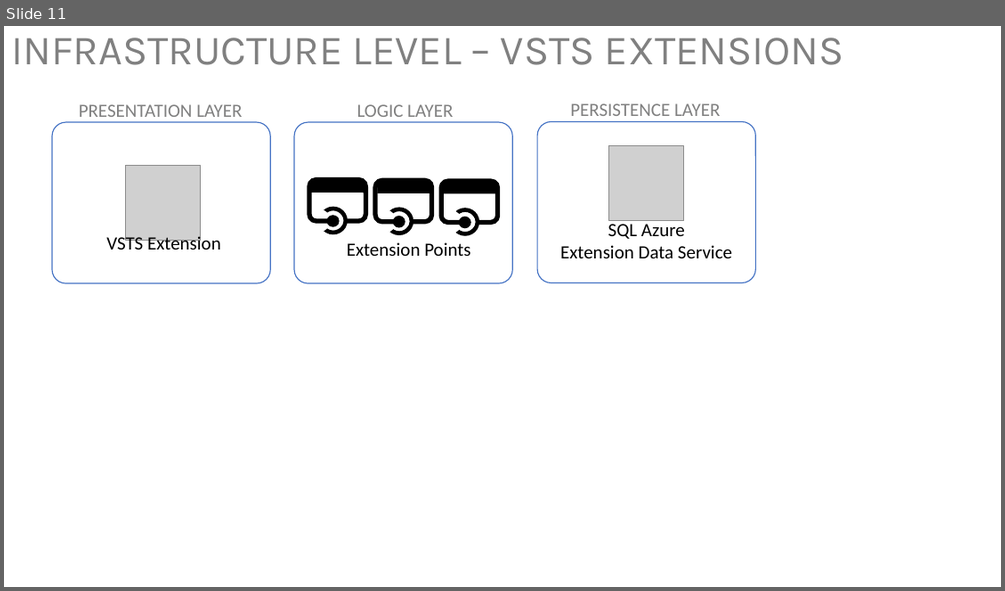
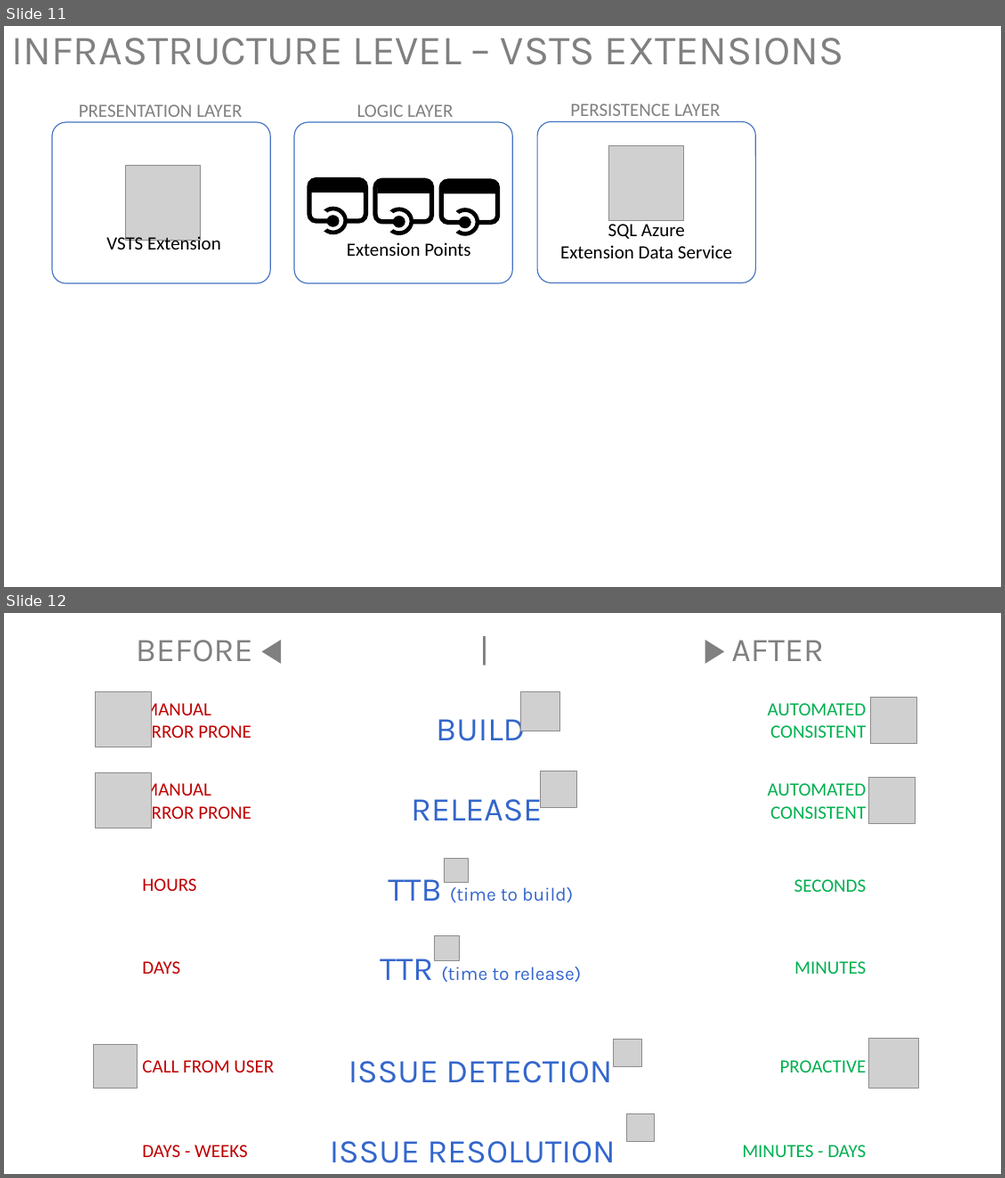
Before and after one commit to ALM-Rangers/Guidance, a slide deck: src/DevOps/Illustrations.pptx. Shown one above the other, each under a label of ours: slide 11 before the commit, slides 11 and 12 after it. The pictures are 1005x591 and 1005x1178 pixels, drawn with LibreOffice and Linux fonts; fonts in the diff are those of the drawing; grey boxes stand for pictures. Boxes give left, top, right and bottom in pixels: in the first picture for what was removed or moved away, otherwise in the second. Text is boxed around its words. In the diff, an @@ line names an element or a change of style, - is before the commit and + after.

```diff
--- a/src/DevOps/Illustrations.pptx
+++ b/src/DevOps/Illustrations.pptx
@@ slide 12 added at bbox=[4, 613, 1001, 1174], background #FFFFFF @@
@@ text added at bbox=[136, 640, 823, 1163], 32 pt, text #3366CC @@
+BEFORE ◀ | ▶ AFTER
+BUILD
+RELEASE
+TTB (time to build)
+TTR (time to release)
+ISSUE DETECTION
+ISSUE RESOLUTION
@@ picture added at bbox=[96, 692, 151, 747] @@
@@ picture added at bbox=[521, 692, 560, 732] @@
@@ text added at bbox=[142, 699, 251, 743], 18 pt, text #C00000 @@
+MANUAL
+ERROR PRONE
@@ text added at bbox=[768, 703, 866, 738], 18 pt, text #00B050 @@
+AUTOMATED
+CONSISTENT
@@ picture added at bbox=[871, 697, 917, 743] @@
@@ picture added at bbox=[96, 772, 151, 827] @@
@@ picture added at bbox=[540, 771, 577, 807] @@
@@ text added at bbox=[142, 780, 251, 824], 18 pt, text #C00000 @@
+MANUAL
+ERROR PRONE
@@ text added at bbox=[768, 783, 866, 819], 18 pt, text #00B050 @@
+AUTOMATED
+CONSISTENT
@@ picture added at bbox=[869, 777, 915, 823] @@
@@ text added at bbox=[142, 878, 196, 891], 18 pt, text #C00000 @@
+HOURS
@@ picture added at bbox=[444, 859, 469, 883] @@
@@ text added at bbox=[794, 879, 866, 892], 18 pt, text #00B050 @@
+SECONDS
@@ picture added at bbox=[435, 936, 460, 961] @@
@@ text added at bbox=[142, 961, 180, 973], 18 pt, text #C00000 @@
+DAYS
@@ text added at bbox=[794, 961, 866, 973], 18 pt, text #00B050 @@
+MINUTES
@@ picture added at bbox=[614, 1038, 642, 1067] @@
@@ picture added at bbox=[869, 1038, 919, 1088] @@
@@ picture added at bbox=[94, 1045, 138, 1088] @@
@@ text added at bbox=[142, 1060, 274, 1072], 18 pt, text #C00000 @@
+CALL FROM USER
@@ text added at bbox=[780, 1060, 866, 1072], 18 pt, text #00B050 @@
+PROACTIVE
@@ picture added at bbox=[626, 1113, 655, 1142] @@
@@ text added at bbox=[142, 1144, 248, 1157], 18 pt, text #C00000 @@
+DAYS - WEEKS
@@ text added at bbox=[742, 1144, 866, 1157], 18 pt, text #00B050 @@
+MINUTES - DAYS
```
Also in this commit, not shown: 1 slide changed, 3 other files.
